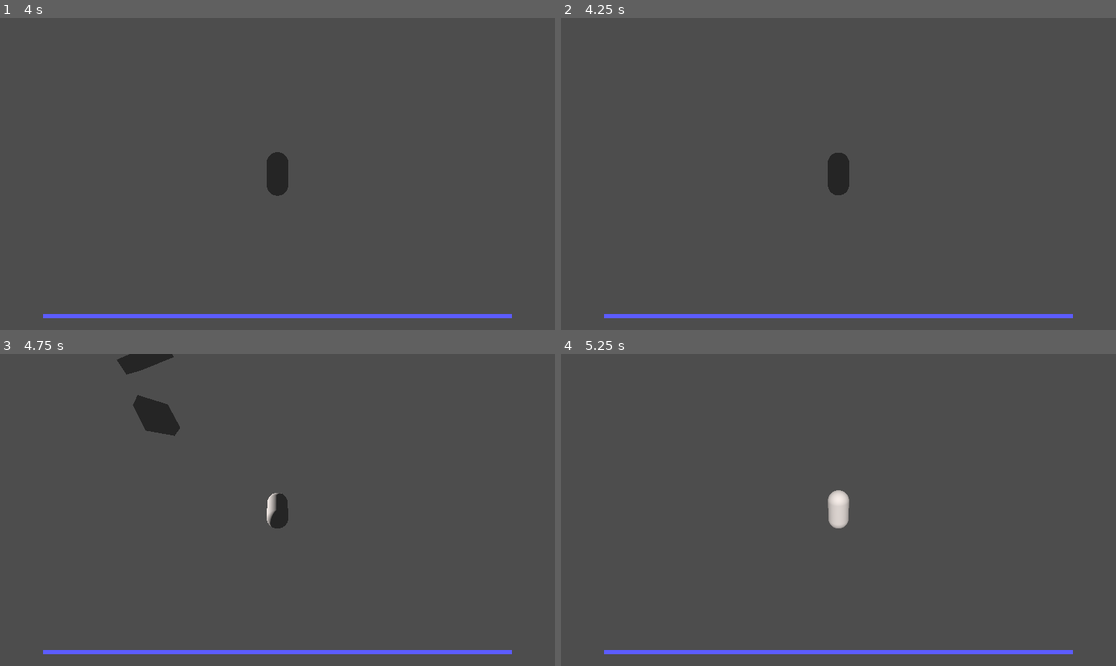
Above: before the commit, frames 1-4 (two rows, left to right).
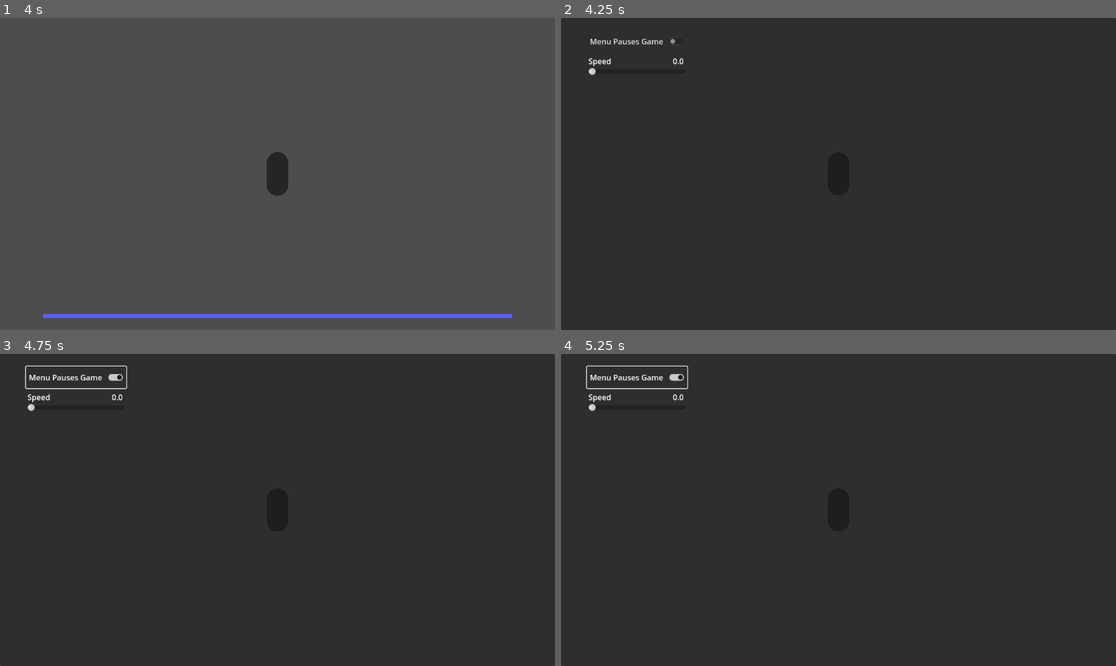
Above: after the commit, the same moments.

Repository: Into-The-Maze/arkanyx-nv
Game: Godot game, scene res://Scenes/world.tscn
Two runs of this game, one before a commit and one after it. Both use one fixed random seed, a clock stepped at 60 frames per second and the inputs below.
Inputs (mouse positions are in pixels of both pictures, inside the frame that each line leads up to):
- Up to frame 1 (4 s): move the mouse to (305, 174) at 0.52 s; hold Shift (sprint) 0.53-1.28 s; hold W (move_forward) from 0.53 s (still down); right-click (305, 174) at 0.6 s; tap Space (jump) at 0.77, 1.07, 1.52, 1.55, 1.82, 3.02, 3.32, 3.77, 3.8 s; move the mouse to (249, 174) at 1.27 s; tap Shift (sprint) at 1.35, 3.05 s; move the mouse to (288, 167) at 2.02 s; hold Space (jump) 2.03-2.78 s; right-click (288, 167) at 2.3 s; move the mouse to (271, 180) at 2.77 s; right-click (271, 180) at 2.85 s; tap Enter at 3.5 s; move the mouse to (316, 177) at 3.52 s; hold Shift (sprint) from 3.53 s (still down)
- Up to frame 2 (4.25 s): keep holding W (move_forward); keep holding Shift (sprint); tap Space (jump) at 4.07 s; tap Escape (menu, bound only after the commit) at 4.15 s
- Up to frame 3 (4.75 s): release W (move_forward) at 4.25 s; release Shift (sprint) at 4.25 s; click (77, 375) at 4.25 s, where only the run after the commit has a clickable "Menu Pauses Game"
- Up to frame 4 (5.25 s): move the mouse to (794, 506) at 5.02 s; hold W (move_forward) from 5.03 s (still down); tap Shift (sprint) at 5.1 s

Frame 1 is identical in both runs. In frame 2, 99% of the frame differs, in the area x 0-100%, y 0-100%; in frame 3, 99%; in frame 4, 100%.

Commit message:
menu (non functional buttons)

Diff:
--- a/Scenes/character.tscn
+++ b/Scenes/character.tscn
@@ -1,10 +1,12 @@
-[gd_scene load_steps=13 format=3 uid="uid://dp5s7rhrwuaa4"]
+[gd_scene load_steps=15 format=3 uid="uid://dp5s7rhrwuaa4"]
 
 [ext_resource type="Script" path="res://Scripts/Player/movement.gd" id="1_8xy7i"]
 [ext_resource type="Script" path="res://Scripts/Player/springarm.gd" id="1_phgx6"]
 [ext_resource type="Script" path="res://Scripts/Player/camera_interpolation.gd" id="2_6se4h"]
 [ext_resource type="Script" path="res://Scripts/UI/cooldown_bar.gd" id="4_bfcjk"]
 [ext_resource type="Script" path="res://Scripts/UI/charge_bar.gd" id="4_oncit"]
+[ext_resource type="Script" path="res://Scripts/UI/Menu/menu_toggle.gd" id="6_u7nmm"]
+[ext_resource type="Script" path="res://Scripts/UI/Menu/menu_slider.gd" id="7_uvxs1"]
 
 [sub_resource type="CapsuleShape3D" id="CapsuleShape3D_o4w3w"]
 radius = 0.45
@@ -56,9 +58,11 @@
 
 [node name="SpringTarget" type="Node3D" parent="Pivot/SpringArm"]
 
-[node name="CanvasLayer" type="CanvasLayer" parent="."]
+[node name="InGameUI" type="CanvasLayer" parent="."]
+layer = 2
+visible = false
 
-[node name="JumpChargeBar" type="ProgressBar" parent="CanvasLayer"]
+[node name="JumpChargeBar" type="ProgressBar" parent="InGameUI"]
 anchors_preset = 7
 anchor_left = 0.5
 anchor_top = 1.0
@@ -76,7 +80,7 @@
 show_percentage = false
 script = ExtResource("4_oncit")
 
-[node name="DodgeCooldownBar" type="ProgressBar" parent="CanvasLayer"]
+[node name="DodgeCooldownBar" type="ProgressBar" parent="InGameUI"]
 anchors_preset = 7
 anchor_left = 0.5
 anchor_top = 1.0
@@ -94,7 +98,7 @@
 show_percentage = false
 script = ExtResource("4_bfcjk")
 
-[node name="WallHoldBar" type="ProgressBar" parent="CanvasLayer"]
+[node name="WallHoldBar" type="ProgressBar" parent="InGameUI"]
 anchors_preset = 7
 anchor_left = 0.5
 anchor_top = 1.0
@@ -110,3 +114,51 @@
 theme_override_styles/fill = SubResource("StyleBoxFlat_o631p")
 value = 50.0
 show_percentage = false
+
+[node name="MenuUI" type="CanvasLayer" parent="."]
+process_mode = 3
+script = ExtResource("6_u7nmm")
+
+[node name="MenuPanel" type="Panel" parent="MenuUI"]
+anchors_preset = 15
+anchor_right = 1.0
+anchor_bottom = 1.0
+grow_horizontal = 2
+grow_vertical = 2
+
+[node name="MenuShouldPauseButton" type="CheckButton" parent="MenuUI/MenuPanel"]
+layout_mode = 0
+offset_left = 54.0
+offset_top = 26.0
+offset_right = 262.0
+offset_bottom = 71.0
+action_mode = 0
+text = "Menu Pauses Game"
+
+[node name="SpeedSlider" type="HSlider" parent="MenuUI/MenuPanel"]
+layout_mode = 0
+offset_left = 57.0
+offset_top = 99.0
+offset_right = 257.0
+offset_bottom = 123.0
+script = ExtResource("7_uvxs1")
+
+[node name="Label" type="RichTextLabel" parent="MenuUI/MenuPanel/SpeedSlider"]
+layout_mode = 0
+offset_top = -21.0
+offset_right = 77.0
+offset_bottom = 5.0
+text = "Speed"
+scroll_active = false
+autowrap_mode = 0
+
+[node name="Value" type="RichTextLabel" parent="MenuUI/MenuPanel/SpeedSlider"]
+offset_left = 79.0
+offset_top = -21.0
+offset_right = 198.0
+offset_bottom = 5.0
+text = "Value
+"
+scroll_active = false
+autowrap_mode = 0
+text_direction = 2
--- a/Scenes/world.tscn
+++ b/Scenes/world.tscn
@@ -28,6 +28,21 @@
 
 [node name="Character" parent="." instance=ExtResource("1_u2vbt")]
 transform = Transform3D(1, 0, 0, 0, 1, 0, 0, 0, 1, 0.0428433, 1.43558, 0.274052)
+max_speed = 4.0
+sprint_speed_multiplier = 1.75
+acceleration = 40.0
+gravity = 20.0
+max_jump_height = 3.0
+jump_charge_max_time = 1.0
+jump_deadzone = 0.15
+air_strafe_reduction_multiplier = 3.0
+high_jump_multiplier = 1.2
+dodge_speed_multiplier = 5.0
+dodge_cooldown = 2.0
+dodge_penalty_slowdown_multiplier = 0.3
+dodge_penalty_slowdown_duration = 0.5
+air_dodge_reduction_multiplier = 0.7
+max_wall_hold_time = 1.0
 
 [node name="WorldEnvironment" type="WorldEnvironment" parent="."]
 environment = SubResource("Environment_sxcsl")
--- a/Scripts/Player/movement.gd
+++ b/Scripts/Player/movement.gd
@@ -25,9 +25,10 @@
 
 # REFERENCES
 @onready var camera: Camera3D = $Pivot/Camera
-@onready var jump_charge_bar: ProgressBar = $CanvasLayer/JumpChargeBar
-@onready var dodge_cooldown_bar: ProgressBar = $CanvasLayer/DodgeCooldownBar
-@onready var wall_hold_bar: ProgressBar = $CanvasLayer/WallHoldBar
+@onready var in_game_canvas: CanvasLayer = $InGameUI
+@onready var jump_charge_bar: ProgressBar = $InGameUI/JumpChargeBar
+@onready var dodge_cooldown_bar: ProgressBar = $InGameUI/DodgeCooldownBar
+@onready var wall_hold_bar: ProgressBar = $InGameUI/WallHoldBar
 
 var jump_charge_timer: float = 0.0
 var dodge_cooldown_timer: float = 0.0
@@ -41,7 +42,7 @@
 var is_wall_dodging: bool = false
 
 func _ready() -> void:
-	pass
+	in_game_canvas.visible = true
 
 func _process(delta: float) -> void:
 	if jump_charge_bar:
--- /dev/null
+++ b/Scripts/UI/Menu/menu_control.gd
@@ -0,0 +1,19 @@
+extends Control
+
+@export var menu_should_pause: bool = true
+@export var max_speed: float = 1.0
+
+@onready var menu_should_pause_button := $MenuShouldPauseButton
+@onready var speed_slider := $SpeedSlider
+
+func _ready() -> void:
+	menu_should_pause_button.toggled.connect(_menu_should_pause_button_toggled)
+	speed_slider.value_changed.connect(_speed_slider_changed)
+	menu_should_pause_button.value = menu_should_pause
+	speed_slider.value = max_speed
+
+func _menu_should_pause_button_toggled(pressed: bool) -> void:
+	menu_should_pause = pressed
+
+func _speed_slider_changed(value: float) -> void:
+	max_speed = value
--- /dev/null
+++ b/Scripts/UI/Menu/menu_slider.gd
@@ -0,0 +1,9 @@
+extends HSlider
+
+@onready var valueText := $Value
+
+func _ready() -> void:
+	valueText.text = str(self.value).pad_decimals(1)
+
+func _value_changed(new_value: float) -> void:
+	valueText.text = str(self.value).pad_decimals(1)
--- /dev/null
+++ b/Scripts/UI/Menu/menu_toggle.gd
@@ -0,0 +1,20 @@
+extends Node
+
+@export var should_menu_pause: bool = true
+
+@onready var in_game_canvas: CanvasLayer = $".."/InGameUI
+
+func _ready() -> void:
+	self.visible = false
+
+func _process(_delta: float) -> void:
+	if Input.is_action_just_pressed("menu"):
+		_toggle_menu()
+
+func _toggle_menu():
+	var menu_open = self.visible
+	self.visible = not self.visible
+	in_game_canvas.visible = menu_open
+	Input.mouse_mode = Input.MOUSE_MODE_CAPTURED if menu_open else Input.MOUSE_MODE_VISIBLE
+	if should_menu_pause:
+		get_tree().paused = not menu_open
--- a/project.godot
+++ b/project.godot
@@ -52,3 +52,8 @@
 "events": [Object(InputEventMouseButton,"resource_local_to_scene":false,"resource_name":"","device":-1,"window_id":0,"a …(258 unchanged characters)…
 ]
 }
+menu={
+"deadzone": 0.5,
+"events": [Object(InputEventKey,"resource_local_to_scene":false,"resource_name":"","device":-1,"window_id":0,"alt_pressed":false,"shift_pressed":false,"ctrl_pressed":false,"meta_pressed":false,"pressed":false,"keycode":0,"physical_keycode":4194305,"key_label":0,"unicode":0,"location":0,"echo":false,"script":null)
+]
+}
